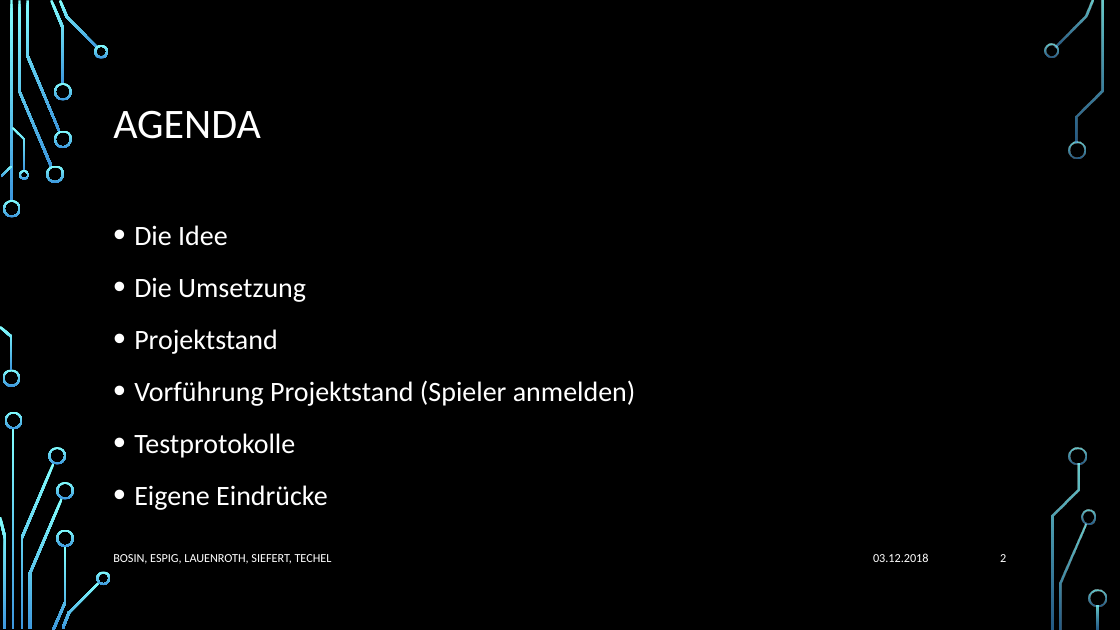
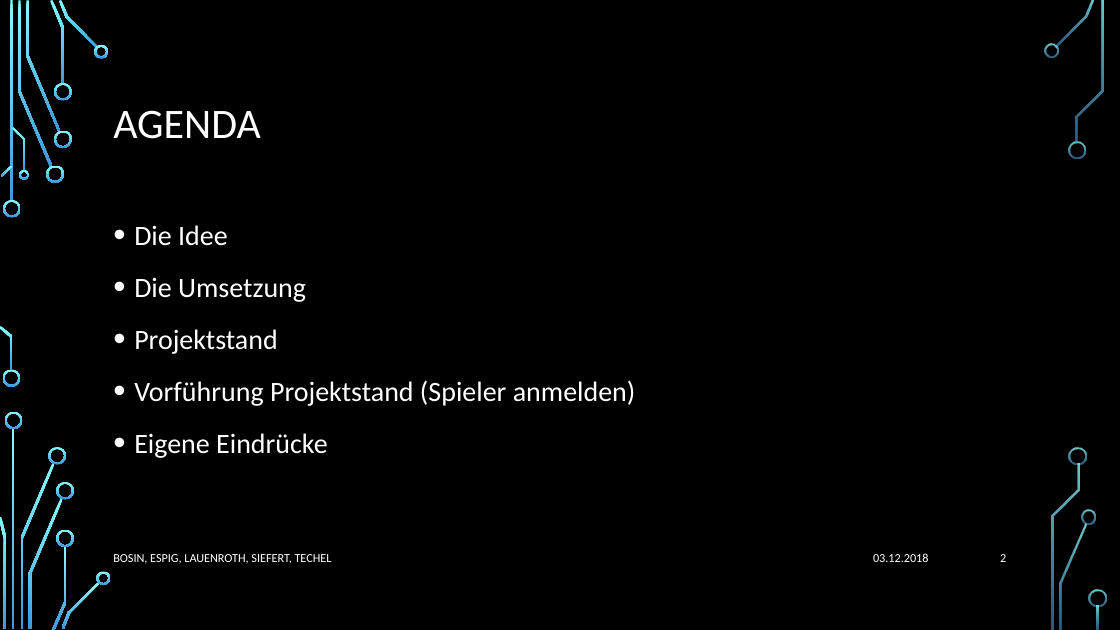
Before and after one commit to Jotec1705/SE-Project2018, a slide deck: slide 2 of Dokumente/02_Arbeitsbereich/01_Projekthandbuch/TouchDown Präsentation UniRisk.pptx. Drawn at 1120x630 pixels with LibreOffice and Linux fonts; fonts in the diff are those of the drawing; background and template pictures are left out. Boxes give left, top, right and bottom in pixels: in the first picture for what was removed or moved away, otherwise in the second. Text is boxed around its words. In the diff, an @@ line names an element or a change of style, - is before the commit and + after.

```diff
--- a/Dokumente/02_Arbeitsbereich/01_Projekthandbuch/TouchDown Präsentation UniRisk.pptx
+++ b/Dokumente/02_Arbeitsbereich/01_Projekthandbuch/TouchDown Präsentation UniRisk.pptx
@@ text at (134, 433, 295, 458): paragraph removed @@
-• Testprotokolle
```
Also in this commit, not shown: 1 other slide changed, 3 slides added.
